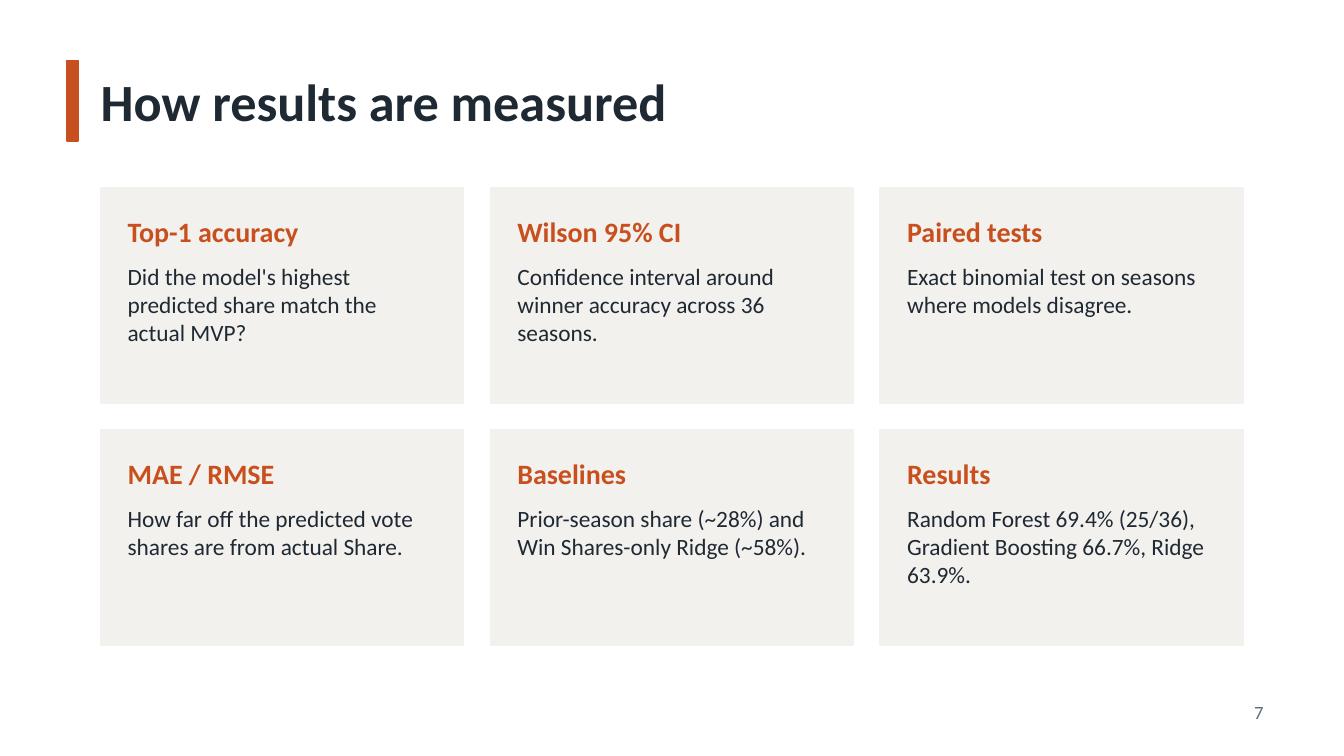
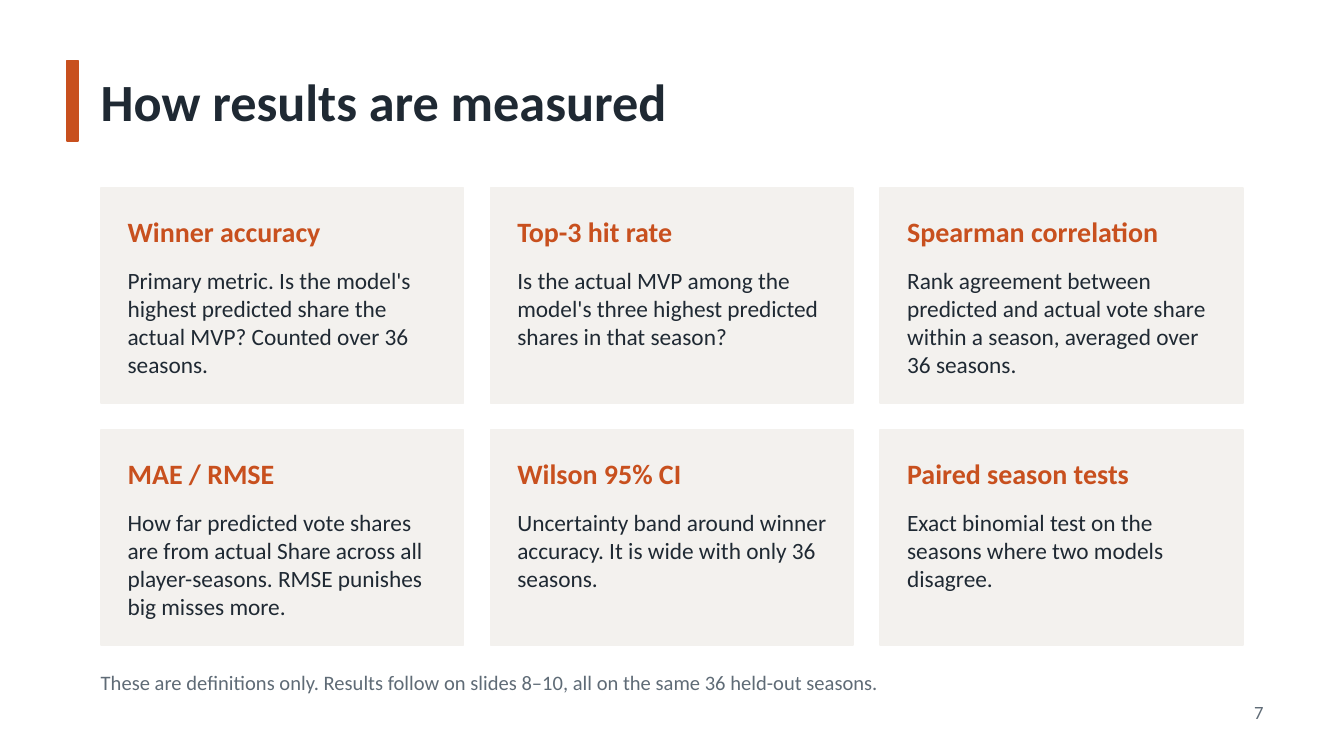
Before and after one commit to arayanajain/NBA-MVP-Prediction, a slide deck: slide 7 of NBA_MVP_Prediction.pptx. Drawn at 1344x756 pixels with LibreOffice and Linux fonts; fonts in the diff are those of the drawing. Boxes give left, top, right and bottom in pixels: in the first picture for what was removed or moved away, otherwise in the second. Text is boxed around its words. In the diff, an @@ line names an element or a change of style, - is before the commit and + after.

```diff
--- a/NBA_MVP_Prediction.pptx
+++ b/NBA_MVP_Prediction.pptx
@@ text at (x1=128, y1=222, x2=320, y2=247): text changed @@
-Top-1 accuracy
+Winner accuracy
@@ text at (x1=517, y1=222, x2=672, y2=247): text changed @@
-Wilson 95% CI
+Top-3 hit rate
@@ text at (x1=907, y1=222, x2=1158, y2=247): text changed @@
-Paired tests
+Spearman correlation
@@ text at (x1=128, y1=272, x2=410, y2=373): text changed @@
-Did the model's highest predicted share match the actual MVP?
+Primary metric. Is the model's highest predicted share the actual MVP? Counted over 36 seasons.
@@ text at (x1=517, y1=272, x2=817, y2=345): text changed @@
-Confidence interval around winner accuracy across 36 seasons.
+Is the actual MVP among the model's three highest predicted shares in that season?
@@ text at (x1=907, y1=272, x2=1205, y2=373): text changed @@
-Exact binomial test on seasons where models disagree.
+Rank agreement between predicted and actual vote share within a season, averaged over 36 seasons.
@@ text at (x1=517, y1=464, x2=681, y2=485): text changed @@
-Baselines
+Wilson 95% CI
@@ text at (x1=907, y1=464, x2=1129, y2=484): text changed @@
-Results
+Paired season tests
@@ text at (x1=128, y1=514, x2=422, y2=619): text changed @@
-How far off the predicted vote shares are from actual Share.
+How far predicted vote shares are from actual Share across all player-seasons. RMSE punishes big misses more.
@@ text at (x1=517, y1=514, x2=826, y2=587): text changed @@
-Prior-season share (~28%) and Win Shares-only Ridge (~58%).
+Uncertainty band around winner accuracy. It is wide with only 36 seasons.
@@ text at (x1=907, y1=514, x2=1163, y2=591): text changed @@
-Random Forest 69.4% (25/36), Gradient Boosting 66.7%, Ridge 63.9%.
+Exact binomial test on the seasons where two models disagree.
@@ text added at (x1=101, y1=675, x2=877, y2=694), 11 pt, text #5F6B76 @@
+These are definitions only. Results follow on slides 8–10, all on the same 36 held-out seasons.
```
Also in this commit, not shown: 3 other slides changed, 6 slides added, 2 slides removed.
